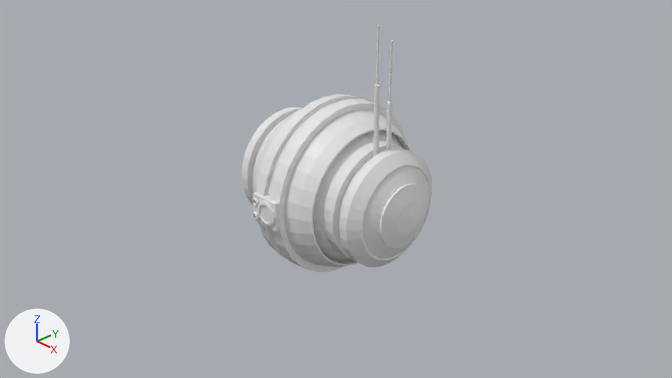
The Blender file Blender Files/scout drone.blend as it was, and as the next commit left it.
The view is the same before and after, from the file's camera 'Camera'. Every picture has the same lights, and +X, +Y and +Z are marked at lower left.

The older version as bpy lines, for what is in view:
```python
me_cube = bpy.data.meshes.new('Cube')
me_cube.from_pydata(...)  # a box spanning x -1.0..1.0, y -1.0..1.0, z -1.0..1.0
me_cylinder_003 = bpy.data.meshes.new('Cylinder.003')
me_cylinder_003.from_pydata(...)  # 60 vertices, 50 faces; spans x -1.0..1.0, y -1.0..1.0, z -1.0..1.05
me_cylinder_006 = bpy.data.meshes.new('Cylinder.006')
me_cylinder_006.from_pydata(...)  # 96 vertices, 86 faces; spans x -1.0..1.0, y -1.0..1.0, z -1.0..1.65
me_cylinder_007 = bpy.data.meshes.new('Cylinder.007')
me_cylinder_007.from_pydata(...)  # 72 vertices, 62 faces; spans x -1.0..1.0, y -1.0..1.0, z -1.0..1.93
me_sphere = bpy.data.meshes.new('Sphere')
me_sphere.from_pydata(...)  # 705 vertices, 704 faces; spans x -1.08..1.08, y -1.08..1.08, z 0.0..1.22
ob_cube = bpy.data.objects.new('Cube', me_cube)
ob_cube.location = (0.0, -1.003, 0.0156)
ob_cube.scale = (0.195, 0.1, 0.17)
ob_cylinder = bpy.data.objects.new('Cylinder', me_cylinder_003)
ob_cylinder.location = (0.05, -0.926, 0.02)
ob_cylinder.rotation_euler = (1.571, 0.0, 0.0)  # degrees (90, 0, 0)
ob_cylinder.scale = (0.15, 0.15, 0.2)
ob_cylinder_003 = bpy.data.objects.new('Cylinder.003', me_cylinder_006)
ob_cylinder_003.location = (0.763, -0.0987, 0.494)
ob_cylinder_003.scale = (0.03, 0.03, 1.0)
ob_cylinder_004 = bpy.data.objects.new('Cylinder.004', me_cylinder_007)
ob_cylinder_004.location = (0.763, 0.106, 0.494)
ob_cylinder_004.scale = (0.03, 0.03, 0.75)
ob_sphere = bpy.data.objects.new('Sphere', me_sphere)
ob_sphere.location = (0.0, 0.0, 0.0)
ob_sphere.rotation_euler = (0.0, 1.571, 0.0)  # degrees (0, 90, 0)
_m = ob_sphere.modifiers.new('Mirror', 'MIRROR')
_m.use_axis = (False, False, True)
_m.use_clip = True
```
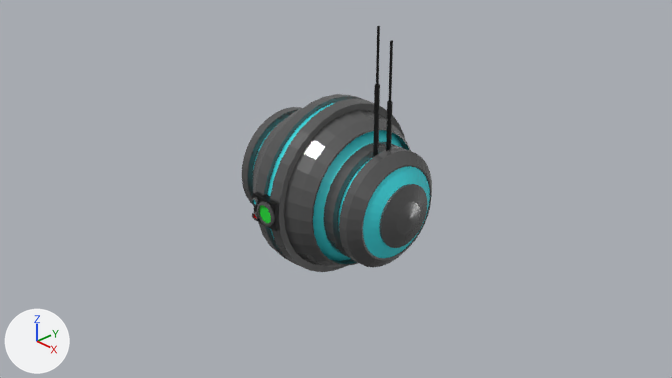
What changed in the scene script:
```text
Add mat_black:
    mat_black = principled_material('Black')
    mat_black.base_color = (0.0, 0.0, 0.0)  # black #000000
Add mat_grey:
    mat_grey = principled_material('Grey')
    mat_grey.base_color = (0.141, 0.141, 0.141)  # dark grey #696969
    mat_grey.metallic = 0.537
    mat_grey.roughness = 0.254
Add mat_green:
    mat_green = principled_material('Green')
    mat_green.base_color = (0.0139, 0.753, 0.0407)  # green #1fe139
Add mat_ion:
    mat_ion = principled_material('Ion')
    mat_ion.base_color = (0.0439, 0.737, 0.8)  # cyan #3bdfe7
Change me_sphere:
    where me_sphere.from_pydata(...)  # 705 vertices, 704 faces; spans x -1.08..1.08, y -1.08..1.08, z 0.0..1.22
    used by ob_sphere; location = (0.0, 0.0, 0.0); rotation_euler = (0.0, 1.571, 0.0), in degrees (0, 90, 0)
    me_sphere part 1: 576 of the faces centred in x -1.07..1.07, y -1.07..1.07, z 0.06..1.2 switch from no material to mat_grey (dark grey #696969)
    me_sphere part 2: all 32 faces centred in x -1.02..1.02, y -1.02..1.02, z 0.03 switch from no material to mat_ion (cyan #3bdfe7)
    me_sphere part 3: all 32 faces centred in x -0.76..0.76, y -0.76..0.76, z 0.48 switch from no material to mat_ion (cyan #3bdfe7)
    me_sphere part 4: all 32 faces centred in x -0.62..0.62, y -0.62..0.62, z 0.76 switch from no material to mat_ion (cyan #3bdfe7)
    me_sphere part 5: all 32 faces centred in x -0.46..0.46, y -0.46..0.46, z 1.07 switch from no material to mat_ion (cyan #3bdfe7)
Change me_cylinder_003:
    where me_cylinder_003.from_pydata(...)  # 60 vertices, 50 faces; spans x -1.0..1.0, y -1.0..1.0, z -1.0..1.05
    used by ob_cylinder; location = (0.05, -0.926, 0.02); rotation_euler = (1.571, 0.0, 0.0), in degrees (90, 0, 0); scale = (0.15, 0.15, 0.2)
    me_cylinder_003 part 6: all 36 faces centred in x -0.84..0.84, y -0.84..0.84, z 0.99..1.05 switch from no material to mat_grey (dark grey #696969)
    me_cylinder_003 part 7: all 12 faces centred in x -0.93..0.93, y -0.93..0.93, z 0.0 switch from no material to mat_grey (dark grey #696969)
    me_cylinder_003 part 8: the 1 face centred in x 0.0, y 0.0, z 0.94 switches from no material to mat_green (green #1fe139)
    add me_cylinder_003.materials.append(mat_green)  # green #1fe139
Change me_cylinder_006:
    where me_cylinder_006.from_pydata(...)  # 96 vertices, 86 faces; spans x -1.0..1.0, y -1.0..1.0, z -1.0..1.65
    add me_cylinder_006.materials.append(mat_black)  # black #000000
Change me_cylinder_007:
    where me_cylinder_007.from_pydata(...)  # 72 vertices, 62 faces; spans x -1.0..1.0, y -1.0..1.0, z -1.0..1.93
    add me_cylinder_007.materials.append(mat_black)  # black #000000
Change me_cube:
    where me_cube.from_pydata(...)  # 8 vertices, 6 faces; spans x -1.0..1.0, y -1.0..1.0, z -1.0..1.0
    add me_cube.materials.append(mat_black)  # black #000000
```

Pixel boxes (x1, y1, x2, y2) of what changed, in the pictures (672 x 378 px):
'Cylinder.003', recoloured (grey to black): (373, 26, 380, 157) in both
'Cylinder.004', recoloured (grey to black): (386, 40, 393, 150) in both
'Cube', recoloured (white to black): (253, 192, 280, 231) in both
part 1 of me_sphere, recoloured (white to grey): (242, 94, 432, 272) in both
part 2 of me_sphere, recoloured (white to cyan): (267, 102, 336, 240) in both
part 3 of me_sphere, recoloured (grey to cyan): (313, 130, 402, 261) in both
part 4 of me_sphere, recoloured (grey to cyan): (253, 126, 372, 225) in both
part 5 of me_sphere, recoloured (grey to cyan): (363, 166, 430, 258) in both
part 6 of me_cylinder_003, recoloured: (257, 202, 274, 226) in both
part 7 of me_cylinder_003, recoloured: before (261, 201, 284, 226); after (261, 201, 275, 226)
part 8 of me_cylinder_003, recoloured: (260, 205, 271, 223) in both
